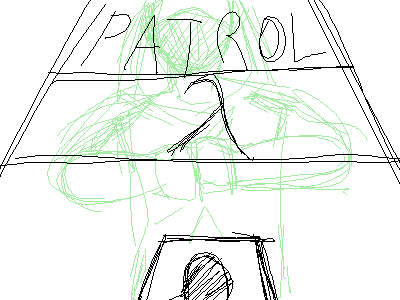
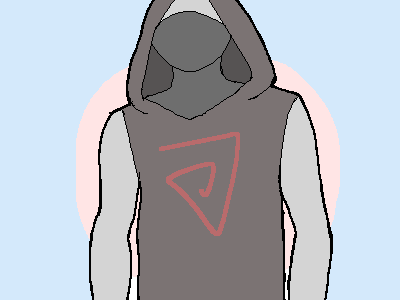
Revision of a layered 400×300 image; what changed, layer by layer:
removed layer "Layer 2" over [0, 0, 400, 300]
added layer "Layer 9" above "Layer 10" over [0, 0, 400, 300]
added layer "Layer 10" above "Layer 3" over [0, 0, 400, 300]
